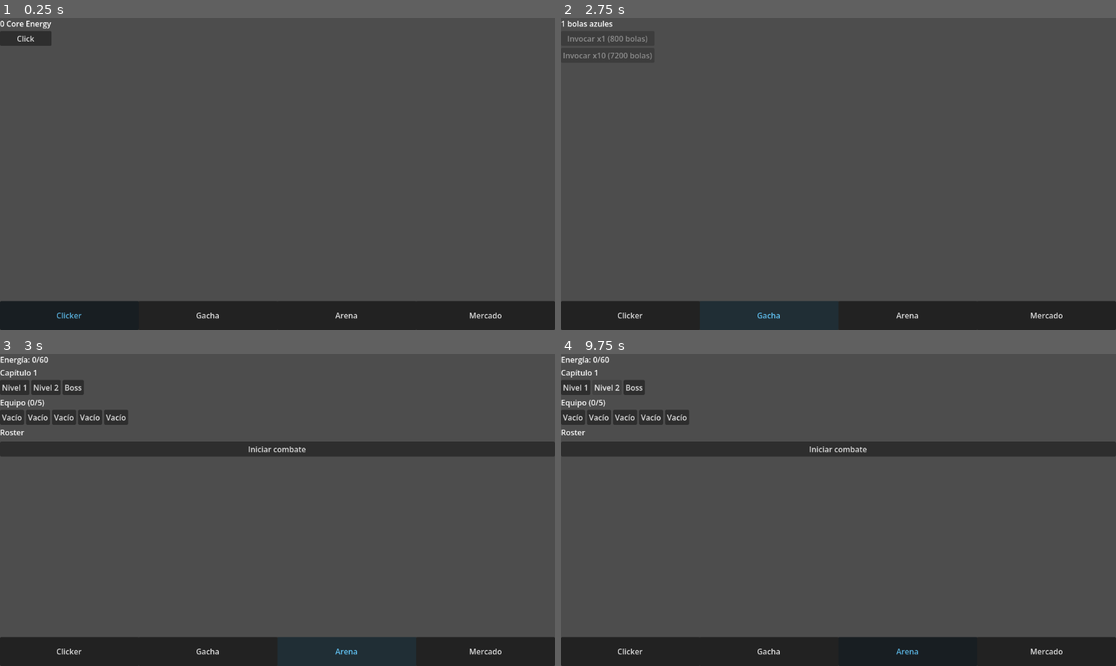
Above: before the commit, frames 1-4 (two rows, left to right).
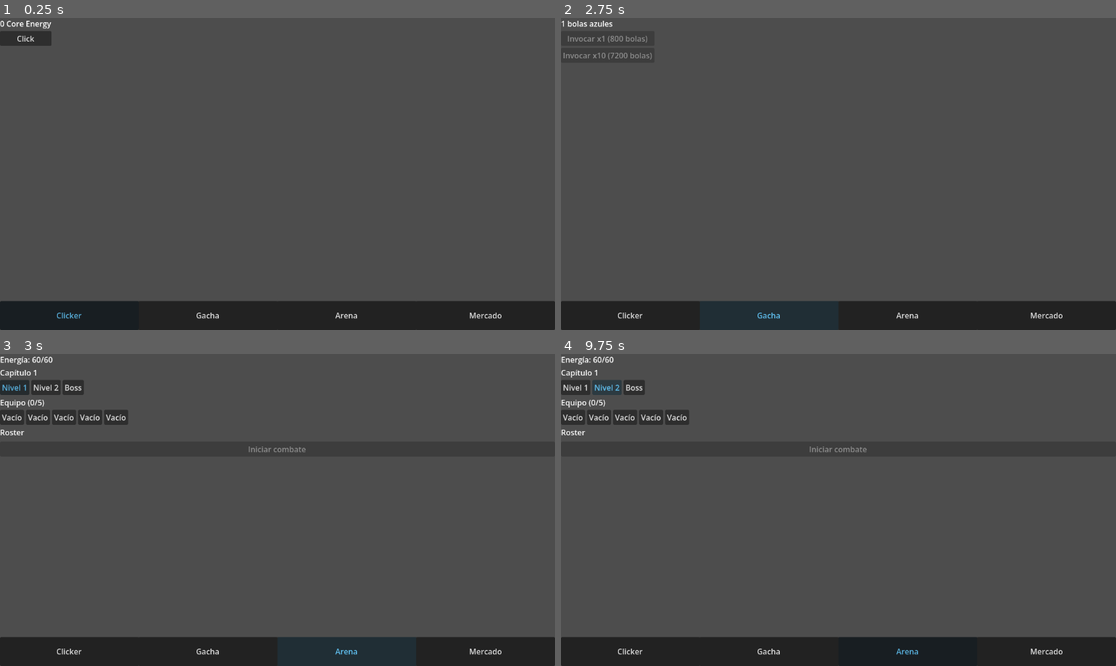
Above: after the commit, the same moments.

Repository: FormosoCrl/Juego-Clicker-Sin-Nombre-Por-Ahora
Game: Godot game, scene res://scenes/Main.tscn
Same seed, same stepped clock (60 frames per second), same inputs: the game is played once before the commit and once after it. The project has no main scene, so this scene is started directly.
Inputs (mouse positions are in pixels of both pictures, inside the frame that each line leads up to):
- Up to frame 1 (0.25 s): no input
- Up to frame 2 (2.75 s): click "Click" at 0.5 s; click "Clicker" at 1.25 s; click "Gacha" at 2 s
- Up to frame 3 (3 s): click "Arena" at 2.75 s
- Up to frame 4 (9.75 s): click "Vacío" at 3.5 s; click "Vacío" at 4.25 s; click "Vacío" at 5 s; click "Vacío" at 5.75 s; click "Vacío" at 6.5 s; click (838, 447) at 7.25 s, where only the run before the commit has a clickable "Iniciar combate"; click (838, 447) at 8 s, where only the run before the commit has a clickable "Iniciar combate"; click "Nivel 1" at 8.75 s; click "Nivel 2" at 9.5 s

Frames 1-2 are identical in both runs. In frame 3, 0.2% of the frame differs, in the area x 0-56%, y 0-32%; in frame 4, 0.2%, in the area x 5-56%, y 0-32%.
Error after the commit: Invalid assignment of property or key 'text' with value of type 'String' on a base object of type 'Nil'. (res://scenes/market/Market.gd:58)

Commit message:
feat(ui): add Arena.gd and Market.gd, assign scripts to scenes
Co-Authored-By: Claude Sonnet 4.6 <noreply@anthropic.com>

Diff:
--- /dev/null
+++ b/juego-clicker/scenes/arena/Arena.gd
@@ -0,0 +1,169 @@
+extends Control
+
+# ─── NODOS ────────────────────────────────────────────────────────────────────
+
+@onready var energy_label: Label = $VBoxContainer/EnergyLabel
+@onready var chapter_label: Label = $VBoxContainer/ChapterLabel
+@onready var level1_button: Button = $VBoxContainer/HBoxContainer/Level1Button
+@onready var level2_button: Button = $VBoxContainer/HBoxContainer/Level2Button
+@onready var boss_button: Button = $VBoxContainer/HBoxContainer/BossButton
+@onready var team_label: Label = $VBoxContainer/TeamLabel
+@onready var team_container: HBoxContainer = $VBoxContainer/TeamContainer
+@onready var roster_list: ItemList = $VBoxContainer/RosterList
+@onready var start_button: Button = $VBoxContainer/StartButton
+
+# ─── ESTADO ───────────────────────────────────────────────────────────────────
+
+var selected_level: int = 1
+var team_slots: Array = []
+
+# ─── READY ────────────────────────────────────────────────────────────────────
+
+func _ready() -> void:
+	_build_team_slots()
+	_connect_signals()
+	_update_ui()
+
+func _build_team_slots() -> void:
+	for i in range(1, 6):
+		var slot: Button = team_container.get_node("TeamSlot%d" % i)
+		team_slots.append(slot)
+		var idx: int = i - 1
+		slot.pressed.connect(func(): _on_team_slot_pressed(idx))
+
+func _connect_signals() -> void:
+	level1_button.pressed.connect(func(): _select_level(1))
+	level2_button.pressed.connect(func(): _select_level(2))
+	boss_button.pressed.connect(func(): _select_level(3))
+	start_button.pressed.connect(_on_start_pressed)
+	roster_list.item_activated.connect(_on_roster_item_activated)
+	GameState.energy_changed.connect(_on_energy_changed)
+	GameState.roster_changed.connect(_update_roster_list)
+	GameState.team_changed.connect(_update_team_display)
+
+# ─── VISIBILIDAD ──────────────────────────────────────────────────────────────
+
+func _notification(what: int) -> void:
+	if what == NOTIFICATION_VISIBILITY_CHANGED and visible:
+		_update_ui()
+
+# ─── ACTUALIZACIÓN UI ─────────────────────────────────────────────────────────
+
+func _update_ui() -> void:
+	_update_energy_label()
+	_update_chapter_label()
+	_update_level_buttons()
+	_update_team_display()
+	_update_roster_list()
+	_update_start_button()
+
+func _update_energy_label() -> void:
+	energy_label.text = "Energía: %d/%d" % [GameState.energy, GameState.energy_max]
+
+func _update_chapter_label() -> void:
+	chapter_label.text = "Capítulo %d" % GameState.current_chapter
+
+func _update_level_buttons() -> void:
+	var chapter: int = GameState.current_chapter
+
+	level1_button.disabled = not GameState.can_play_level(chapter, true)
+	level2_button.disabled = not GameState.can_play_level(chapter, true)
+	boss_button.disabled = not GameState.can_play_level(chapter, true)
+
+	level1_button.modulate = Color(0.4, 0.8, 1) if selected_level == 1 else Color(1, 1, 1)
+	level2_button.modulate = Color(0.4, 0.8, 1) if selected_level == 2 else Color(1, 1, 1)
+	boss_button.modulate   = Color(0.4, 0.8, 1) if selected_level == 3 else Color(1, 1, 1)
+
+func _update_team_display() -> void:
+	team_label.text = "Equipo (%d/5)" % GameState.team.size()
+	for i in range(team_slots.size()):
+		if i < GameState.team.size():
+			var character: Character = GameState.team[i]
+			team_slots[i].text = "%s\n[%s]" % [character.name, character.rarity.to_upper()]
+			team_slots[i].modulate = _rarity_color(character.rarity)
+		else:
+			team_slots[i].text = "Vacío"
+			team_slots[i].modulate = Color(1, 1, 1)
+	_update_start_button()
+
+func _update_roster_list() -> void:
+	roster_list.clear()
+	for character in GameState.roster:
+		if character.is_dead:
+			continue
+		var in_team: bool = false
+		for member in GameState.team:
+			if member.id == character.id:
+				in_team = true
+				break
+		var prefix: String = "[EN EQUIPO] " if in_team else ""
+		var text: String = "%s%s — %s %s (Vida:%d Fuerza:%d)" % [
+			prefix,
+			character.name,
+			character.rarity.to_upper(),
+			character.char_class,
+			character.vida_base,
+			character.fuerza_base,
+		]
+		roster_list.add_item(text)
+		roster_list.set_item_metadata(roster_list.item_count - 1, character.id)
+
+func _update_start_button() -> void:
+	var can_start: bool = not GameState.team.is_empty() and \
+		GameState.can_play_level(GameState.current_chapter, selected_level != 3)
+	start_button.disabled = not can_start
+
+# ─── INTERACCIÓN ──────────────────────────────────────────────────────────────
+
+func _select_level(level: int) -> void:
+	selected_level = level
+	_update_level_buttons()
+	_update_start_button()
+
+func _on_team_slot_pressed(idx: int) -> void:
+	if idx < GameState.team.size():
+		var character: Character = GameState.team[idx]
+		GameState.remove_from_team(character.id)
+
+func _on_roster_item_activated(index: int) -> void:
+	var character_id: String = roster_list.get_item_metadata(index)
+	# Si ya está en el equipo, quitarlo
+	for member in GameState.team:
+		if member.id == character_id:
+			GameState.remove_from_team(character_id)
+			return
+	# Si no está, añadirlo
+	GameState.add_to_team(character_id)
+
+func _on_start_pressed() -> void:
+	if GameState.team.is_empty():
+		return
+	var is_new: bool = selected_level != 3
+	if not GameState.start_level(GameState.current_chapter, is_new):
+		return
+	# Pasar capítulo y nivel a la escena de combate
+	var combat_scene = load("res://scenes/arena/combat.tscn").instantiate()
+	combat_scene.chapter = GameState.current_chapter
+	combat_scene.level = selected_level
+	get_tree().root.add_child(combat_scene)
+	get_tree().current_scene = combat_scene
+
+# ─── SEÑALES DE GAMESTATE ─────────────────────────────────────────────────────
+
+func _on_energy_changed(_current: int, _maximum: int) -> void:
+	_update_energy_label()
+	_update_level_buttons()
+	_update_start_button()
+
+# ─── HELPERS ──────────────────────────────────────────────────────────────────
+
+func _rarity_color(rarity: String) -> Color:
+	match rarity:
+		"comun":      return Color(0.8, 0.8, 0.8)
+		"especial":   return Color(0.4, 0.6, 1.0)
+		"raro":       return Color(0.2, 0.8, 0.4)
+		"epico":      return Color(0.7, 0.3, 1.0)
+		"mitico":     return Color(1.0, 0.6, 0.1)
+		"legendario": return Color(1.0, 0.8, 0.1)
+		"milagro":    return Color(1.0, 0.3, 0.5)
+		_:            return Color(1, 1, 1)
--- a/juego-clicker/scenes/arena/Arena.tscn
+++ b/juego-clicker/scenes/arena/Arena.tscn
@@ -1,7 +1,10 @@
 [gd_scene format=3 uid="uid://arena_scene"]
+
+[ext_resource type="Script" uid="uid://arena_script" path="res://scenes/arena/Arena.gd" id="1_arena"]
 
 [node name="Arena" type="Control"]
 layout_mode = 3
+script = ExtResource("1_arena")
 anchors_preset = 15
 anchor_right = 1.0
 anchor_bottom = 1.0
--- /dev/null
+++ b/juego-clicker/scenes/market/Market.gd
@@ -0,0 +1,182 @@
+extends Control
+
+# ─── NODOS ────────────────────────────────────────────────────────────────────
+
+@onready var doradas_label: Label = $VBoxContainer/DoradasLabel
+@onready var search_input: LineEdit = $VBoxContainer/SearchContainer/SearchInput
+@onready var search_button: Button = $VBoxContainer/SearchContainer/SearchButton
+@onready var rarity_option: OptionButton = $VBoxContainer/FilterContainer/RarityOption
+@onready var class_option: OptionButton = $VBoxContainer/FilterContainer/ClassOption
+@onready var sort_option: OptionButton = $VBoxContainer/FilterContainer/SortOption
+@onready var results_list: ItemList = $VBoxContainer/ResultsList
+@onready var sell_char_option: OptionButton = $VBoxContainer/SellContainer/SellCharOption
+@onready var price_input: LineEdit = $VBoxContainer/SellContainer/PriceInput
+@onready var sell_button: Button = $VBoxContainer/SellContainer/SellButton
+
+# ─── ESTADO ───────────────────────────────────────────────────────────────────
+
+var _listings: Array = []
+
+# ─── READY ────────────────────────────────────────────────────────────────────
+
+func _ready() -> void:
+	_setup_filters()
+	_connect_signals()
+	_update_ui()
+
+func _setup_filters() -> void:
+	rarity_option.add_item("Todas las rarezas")
+	for rarity in ["comun", "especial", "raro", "epico", "mitico", "legendario", "milagro"]:
+		rarity_option.add_item(rarity.capitalize())
+
+	class_option.add_item("Todas las clases")
+	for char_class in ["guerrero", "mago", "picaro", "sanador", "arquero"]:
+		class_option.add_item(char_class.capitalize())
+
+	sort_option.add_item("Precio: menor a mayor")
+	sort_option.add_item("Precio: mayor a menor")
+	sort_option.add_item("Vida: mayor a menor")
+	sort_option.add_item("Fuerza: mayor a menor")
+	sort_option.add_item("Mana: mayor a menor")
+	sort_option.add_item("Suerte: mayor a menor")
+
+func _connect_signals() -> void:
+	search_button.pressed.connect(_on_search_pressed)
+	search_input.text_submitted.connect(_on_search_submitted)
+	sell_button.pressed.connect(_on_sell_pressed)
+	results_list.item_activated.connect(_on_result_activated)
+	GameState.doradas_changed.connect(_on_doradas_changed)
+	GameState.roster_changed.connect(_update_sell_options)
+
+func _notification(what: int) -> void:
+	if what == NOTIFICATION_VISIBILITY_CHANGED and visible:
+		_update_ui()
+
+# ─── ACTUALIZACIÓN UI ─────────────────────────────────────────────────────────
+
+func _update_ui() -> void:
+	doradas_label.text = "%d monedas doradas" % GameState.doradas
+	_update_sell_options()
+	_on_search_pressed()
+
+func _on_doradas_changed(value: int) -> void:
+	doradas_label.text = "%d monedas doradas" % value
+
+func _update_sell_options() -> void:
+	sell_char_option.clear()
+	sell_char_option.add_item("Selecciona un personaje")
+	for character in GameState.roster:
+		if character.is_dead:
+			continue
+		sell_char_option.add_item(
+			"%s [%s]" % [character.name, character.rarity.to_upper()])
+		sell_char_option.set_item_metadata(
+			sell_char_option.item_count - 1, character.id)
+
+# ─── BÚSQUEDA ─────────────────────────────────────────────────────────────────
+
+func _on_search_submitted(_text: String) -> void:
+	_on_search_pressed()
+
+func _on_search_pressed() -> void:
+	var filters: Dictionary = _build_filters()
+	Firebase.fetch_market_listings(filters, _on_listings_received)
+	results_list.clear()
+	results_list.add_item("Buscando...")
+
+func _build_filters() -> Dictionary:
+	var filters: Dictionary = {}
+
+	var search_text: String = search_input.text.strip_edges()
+	if search_text != "":
+		filters["name"] = search_text
+
+	var rarity_idx: int = rarity_option.selected
+	if rarity_idx > 0:
+		var rarities: Array = ["comun","especial","raro","epico","mitico","legendario","milagro"]
+		filters["rarity"] = [rarities[rarity_idx - 1]]
+
+	var class_idx: int = class_option.selected
+	if class_idx > 0:
+		var classes: Array = ["guerrero","mago","picaro","sanador","arquero"]
+		filters["char_class"] = classes[class_idx - 1]
+
+	return filters
+
+func _on_listings_received(listings: Array) -> void:
+	_listings = _sort_listings(listings)
+	_display_listings()
+
+func _sort_listings(listings: Array) -> Array:
+	var sorted: Array = listings.duplicate()
+	match sort_option.selected:
+		0: sorted.sort_custom(func(a, b): return a.get("price", 0) < b.get("price", 0))
+		1: sorted.sort_custom(func(a, b): return a.get("price", 0) > b.get("price", 0))
+		2: sorted.sort_custom(func(a, b): return a.get("vida_base", 0) > b.get("vida_base", 0))
+		3: sorted.sort_custom(func(a, b): return a.get("fuerza_base", 0) > b.get("fuerza_base", 0))
+		4: sorted.sort_custom(func(a, b): return a.get("mana_base", 0) > b.get("mana_base", 0))
+		5: sorted.sort_custom(func(a, b): return a.get("suerte_base", 0) > b.get("suerte_base", 0))
+	return sorted
+
+func _display_listings() -> void:
+	results_list.clear()
+	if _listings.is_empty():
+		results_list.add_item("No se encontraron resultados")
+		return
+	for listing in _listings:
+		var text: String = "%s [%s] %s — Vida:%d Fuerza:%d Mana:%d Suerte:%d — %d doradas" % [
+			listing.get("name", "?"),
+			listing.get("rarity", "?").to_upper(),
+			listing.get("char_class", "?"),
+			listing.get("vida_base", 0),
+			listing.get("fuerza_base", 0),
+			listing.get("mana_base", 0),
+			listing.get("suerte_base", 0),
+			listing.get("price", 0),
+		]
+		results_list.add_item(text)
+		results_list.set_item_metadata(results_list.item_count - 1, listing)
+
+# ─── COMPRA ───────────────────────────────────────────────────────────────────
+
+func _on_result_activated(index: int) -> void:
+	var listing: Dictionary = results_list.get_item_metadata(index)
+	if listing.is_empty():
+		return
+	var price: int = listing.get("price", 0)
+	if GameState.doradas < price:
+		sell_button.text = "Sin doradas suficientes"
+		await get_tree().create_timer(2.0).timeout
+		sell_button.text = "Poner en venta"
+		return
+	GameState.purchase_character(listing, price)
+	_on_search_pressed()
+
+# ─── VENTA ────────────────────────────────────────────────────────────────────
+
+func _on_sell_pressed() -> void:
+	var char_idx: int = sell_char_option.selected
+	if char_idx <= 0:
+		return
+
+	var price_text: String = price_input.text.strip_edges()
+	if not price_text.is_valid_int():
+		sell_button.text = "Precio no válido"
+		await get_tree().create_timer(2.0).timeout
+		sell_button.text = "Poner en venta"
+		return
+
+	var price: int = int(price_text)
+	if price <= 0:
+		sell_button.text = "Precio debe ser mayor a 0"
+		await get_tree().create_timer(2.0).timeout
+		sell_button.text = "Poner en venta"
+		return
+
+	var character_id: String = sell_char_option.get_item_metadata(char_idx)
+	if GameState.list_character_for_sale(character_id, price):
+		price_input.text = ""
+		sell_char_option.selected = 0
+		sell_button.text = "¡Publicado!"
+		await get_tree().create_timer(2.0).timeout
+		sell_button.text = "Poner en venta"
--- a/juego-clicker/scenes/market/Market.tscn
+++ b/juego-clicker/scenes/market/Market.tscn
@@ -1,7 +1,10 @@
 [gd_scene format=3 uid="uid://market_scene"]
+
+[ext_resource type="Script" uid="uid://market_script" path="res://scenes/market/Market.gd" id="1_market"]
 
 [node name="Market" type="Control"]
 layout_mode = 3
+script = ExtResource("1_market")
 anchors_preset = 15
 anchor_right = 1.0
 anchor_bottom = 1.0
